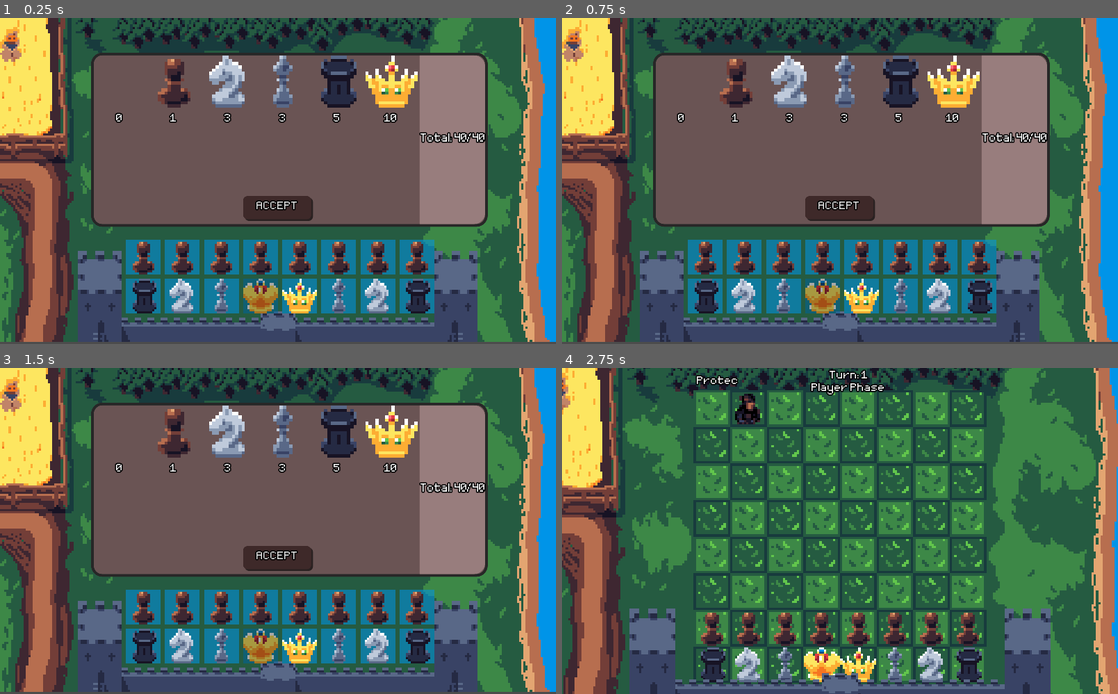
Above: before the commit, frames 1-4 (two rows, left to right).
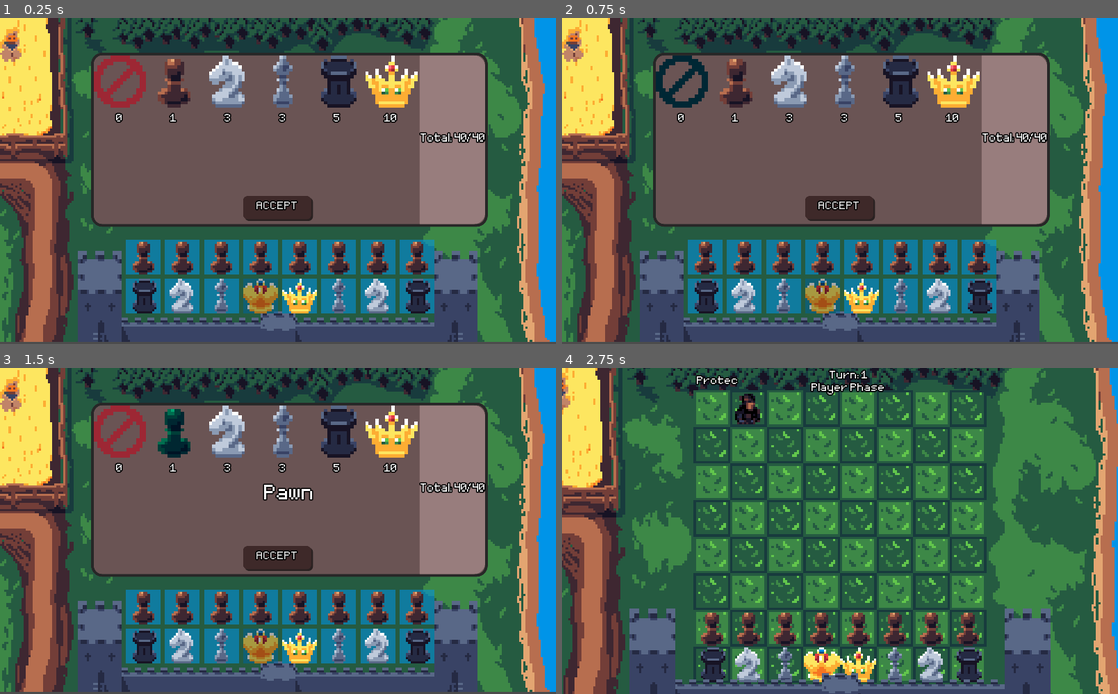
Above: after the commit, the same moments.

Repository: stealthio/Kings-Pawn
Game: Godot game, scene res://Scenes/TeamSetup.tscn
Two runs of this game, one before a commit and one after it. Both use one fixed random seed, a clock stepped at 60 frames per second and the inputs below. This scene is started directly instead of the project's main scene.
Inputs:
- Up to frame 1 (0.25 s): no input
- Up to frame 2 (0.75 s): click "0" at 0.5 s
- Up to frame 3 (1.5 s): click "1" at 1.25 s
- Up to frame 4 (2.75 s): click "ACCEPT" at 2 s

The runs differ from the first frame. In frame 1, 0.7% of the frame differs, in the area x 16-27%, y 11-28%; in frame 2, 0.7%; in frame 3, 1.5%, in the area x 16-57%, y 11-41%; in frame 4, nothing differs.

Commit message:
Finalized Team Setup

Diff:
--- a/Scenes/TeamSetup.tscn
+++ b/Scenes/TeamSetup.tscn
@@ -13,6 +13,8 @@
 [ext_resource path="res://Ressources/Figurines/Knight.png" type="Texture" id=11]
 [ext_resource path="res://Ressources/Fonts/PixelFont.tres" type="DynamicFont" id=12]
 [ext_resource path="res://Scripts/InfoPanel.gd" type="Script" id=13]
+[ext_resource path="res://Ressources/Figurines/None.png" type="Texture" id=14]
+[ext_resource path="res://Ressources/Fonts/Minimal5x7.ttf" type="DynamicFontData" id=15]
 
 [sub_resource type="StyleBoxFlat" id=1]
 bg_color = Color( 0.419608, 0.333333, 0.333333, 1 )
@@ -31,6 +33,12 @@
 corner_radius_top_right = 20
 corner_radius_bottom_right = 20
 
+[sub_resource type="DynamicFont" id=6]
+size = 63
+outline_size = 2
+outline_color = Color( 0, 0, 0, 1 )
+font_data = ExtResource( 15 )
+
 [sub_resource type="StyleBoxFlat" id=5]
 bg_color = Color( 0.701961, 0.615686, 0.615686, 1 )
 corner_radius_top_left = 8
@@ -340,16 +348,17 @@
 size_flags_vertical = 3
 columns = 6
 
-[node name="Pawn" type="TextureButton" parent="PanelContainer/HBoxContainer/GridContainer"]
+[node name="None" type="TextureButton" parent="PanelContainer/HBoxContainer/GridContainer"]
 margin_right = 96.0
 margin_bottom = 96.0
 rect_min_size = Vector2( 96, 96 )
+texture_normal = ExtResource( 14 )
 expand = true
 script = ExtResource( 1 )
 cost = 0
 unit_name = ""
 
-[node name="Cost" type="Label" parent="PanelContainer/HBoxContainer/GridContainer/Pawn"]
+[node name="Cost" type="Label" parent="PanelContainer/HBoxContainer/GridContainer/None"]
 margin_left = 27.0
 margin_top = 107.0
 margin_right = 67.0
@@ -361,7 +370,7 @@
 "_edit_use_anchors_": false
 }
 
-[node name="Pawn2" type="TextureButton" parent="PanelContainer/HBoxContainer/GridContainer"]
+[node name="Pawn" type="TextureButton" parent="PanelContainer/HBoxContainer/GridContainer"]
 margin_left = 100.0
 margin_right = 196.0
 margin_bottom = 96.0
@@ -370,7 +379,7 @@
 expand = true
 script = ExtResource( 1 )
 
-[node name="Cost" type="Label" parent="PanelContainer/HBoxContainer/GridContainer/Pawn2"]
+[node name="Cost" type="Label" parent="PanelContainer/HBoxContainer/GridContainer/Pawn"]
 margin_left = 27.0
 margin_top = 107.0
 margin_right = 67.0
@@ -493,6 +502,16 @@
 __meta__ = {
 "_edit_use_anchors_": false
 }
+
+[node name="Name" type="Label" parent="PanelContainer"]
+margin_left = 5.0
+margin_top = 130.0
+margin_right = 711.0
+margin_bottom = 190.0
+rect_min_size = Vector2( 60, 60 )
+custom_fonts/font = SubResource( 6 )
+align = 1
+valign = 2
 
 [node name="Accept" type="Button" parent="."]
 margin_left = 448.0
@@ -524,8 +543,8 @@
 [connection signal="pressed" from="Slots/Available14" to="Slots/Available14" method="_on_Available_pressed"]
 [connection signal="pressed" from="Slots/Available15" to="Slots/Available15" method="_on_Available_pressed"]
 [connection signal="pressed" from="Slots/Available16" to="Slots/Available16" method="_on_Available_pressed"]
+[connection signal="pressed" from="PanelContainer/HBoxContainer/GridContainer/None" to="PanelContainer/HBoxContainer/GridContainer/None" method="_on_pressed"]
 [connection signal="pressed" from="PanelContainer/HBoxContainer/GridContainer/Pawn" to="PanelContainer/HBoxContainer/GridContainer/Pawn" method="_on_pressed"]
-[connection signal="pressed" from="PanelContainer/HBoxContainer/GridContainer/Pawn2" to="PanelContainer/HBoxContainer/GridContainer/Pawn2" method="_on_pressed"]
 [connection signal="pressed" from="PanelContainer/HBoxContainer/GridContainer/Knight" to="PanelContainer/HBoxContainer/GridContainer/Knight" method="_on_pressed"]
 [connection signal="pressed" from="PanelContainer/HBoxContainer/GridContainer/Bishop" to="PanelContainer/HBoxContainer/GridContainer/Bishop" method="_on_pressed"]
 [connection signal="pressed" from="PanelContainer/HBoxContainer/GridContainer/Rook" to="PanelContainer/HBoxContainer/GridContainer/Rook" method="_on_pressed"]
--- a/Scripts/Cell.gd
+++ b/Scripts/Cell.gd
@@ -5,12 +5,24 @@
 export var number = 0
 var tr
 var teamsetup
+var name_label
 
 func _ready():
 	teamsetup = get_tree().root.get_node("TeamSetup")
 	_create_figurine(figure)
 	if !editable:
 		modulate = Color.darkgray
+	name_label = get_parent().get_parent().get_node("PanelContainer/Name")
+	connect("mouse_entered", self, "on_mouse_entered")
+	connect("mouse_exited", self, "on_mouse_exited")
+
+func on_mouse_entered():
+	self_modulate = Color.red
+	name_label.text = figure
+
+func on_mouse_exited():
+	self_modulate = Color.white
+	name_label.text = ""
 
 func _on_Available_pressed():
 	if editable:
--- a/Scripts/PurchaseFigureButton.gd
+++ b/Scripts/PurchaseFigureButton.gd
@@ -3,9 +3,21 @@
 export var cost = 1
 export var unit_name = "Pawn"
 var teamsetup
+var name_label
 func _ready():
 	teamsetup = get_tree().root.get_node("TeamSetup")
 	$Cost.text = String(cost)
+	name_label = get_parent().get_parent().get_parent().get_node_or_null("Name")
+	connect("mouse_entered", self, "on_mouse_entered")
+	connect("mouse_exited", self, "on_mouse_exited")
+
+func on_mouse_entered():
+	self_modulate = Color.aqua
+	name_label.text = unit_name
+
+func on_mouse_exited():
+	self_modulate = Color.white
+	name_label.text = ""
 
 func _on_pressed():
 	if teamsetup.selected_cell:
Binary file added: Ressources/Figurines/None.png
Not shown, added: Ressources/Figurines/None.png.import
Not shown: 1 places in Scenes/TeamSetup.tscn that only renumber resources
